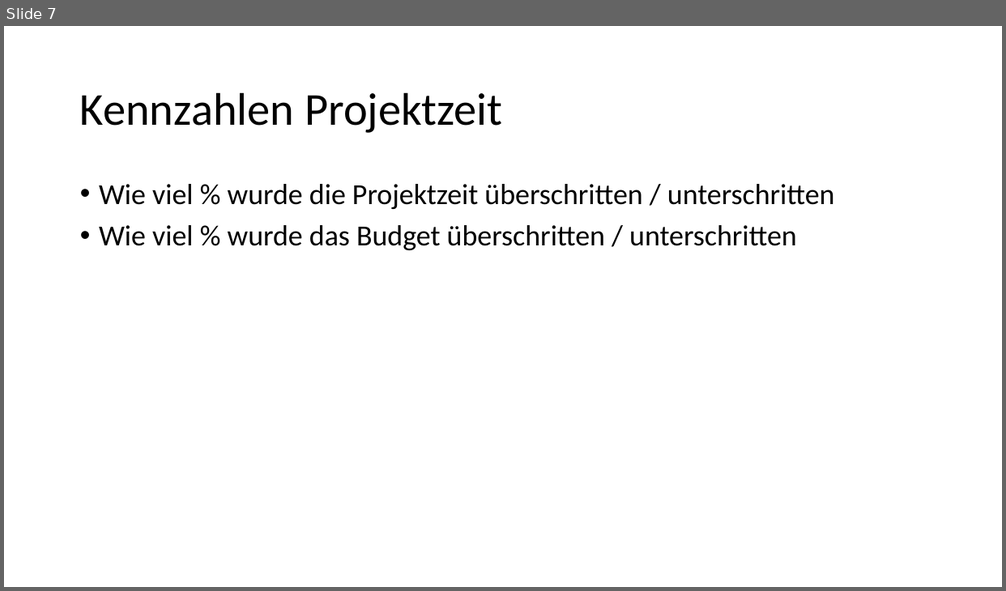
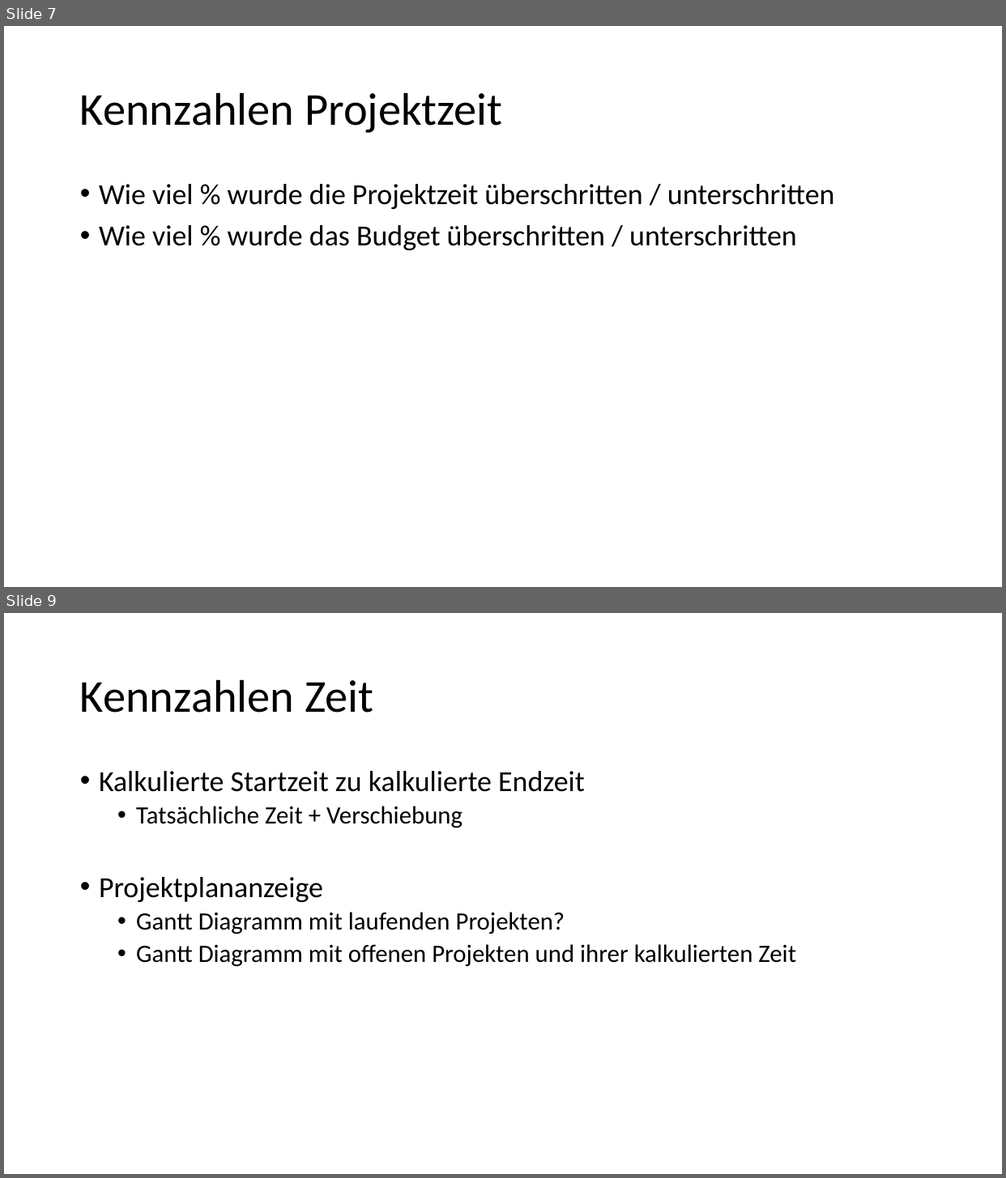
Before and after one commit to Masterarth/PM, a slide deck: documents/projectmanagement/Allgemeines/Kennzahlenmodell.pptx. Shown one above the other, each under a label of ours: slide 7 before the commit, slides 7 and 9 after it; the slides between them are not shown. The pictures are 1006x591 and 1006x1178 pixels, drawn with LibreOffice and Linux fonts; fonts in the diff are those of the drawing. Boxes give left, top, right and bottom in pixels: in the first picture for what was removed or moved away, otherwise in the second. Text is boxed around its words. In the diff, an @@ line names an element or a change of style, - is before the commit and + after.

Commit message:
Add Gantt PM Diagramm + JS Bib for this Stuff

```diff
--- a/documents/projectmanagement/Allgemeines/Kennzahlenmodell.pptx
+++ b/documents/projectmanagement/Allgemeines/Kennzahlenmodell.pptx
@@ slide 9 added at [4,613,1002,1174], background #FFFFFF @@
@@ title added at [80,679,373,713], 44 pt, text #000000 @@
+Kennzahlen Zeit
@@ text added at [99,771,796,967], 24 pt, text #000000 @@
+• Kalkulierte Startzeit zu kalkulierte Endzeit
+  • Tatsächliche Zeit + Verschiebung
+• Projektplananzeige
+  • Gantt Diagramm mit laufenden Projekten?
+  • Gantt Diagramm mit offenen Projekten und ihrer kalkulierten Zeit
```
Also in this commit, not shown: 1 other slide added, 4 other files.
